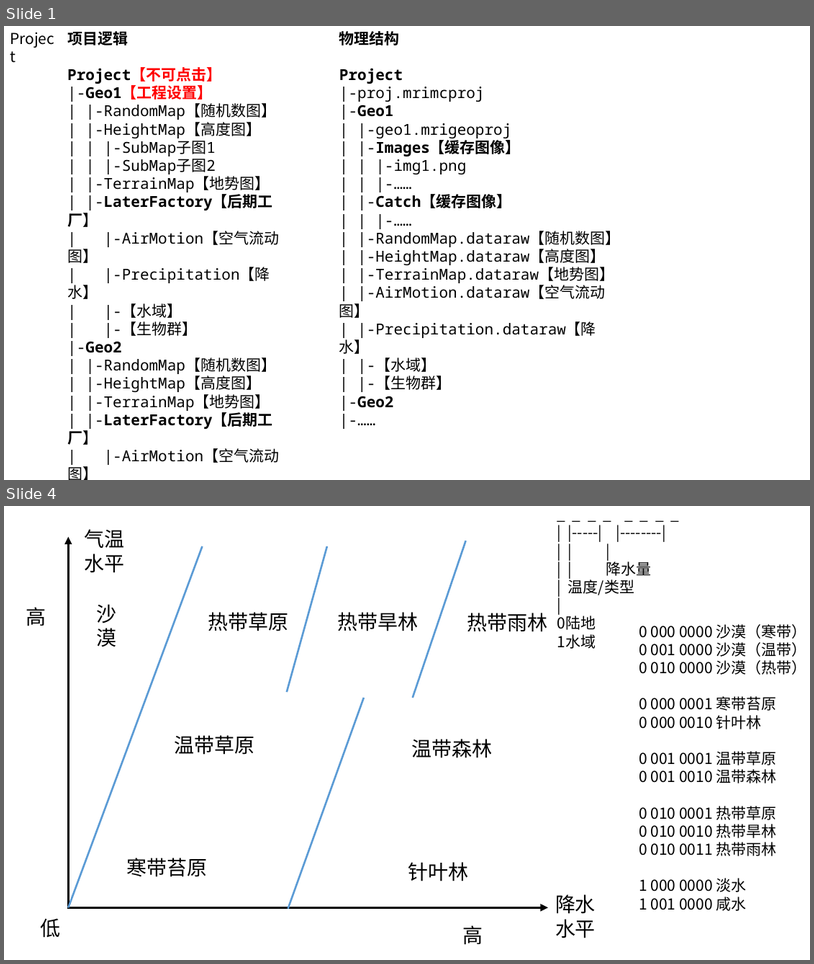
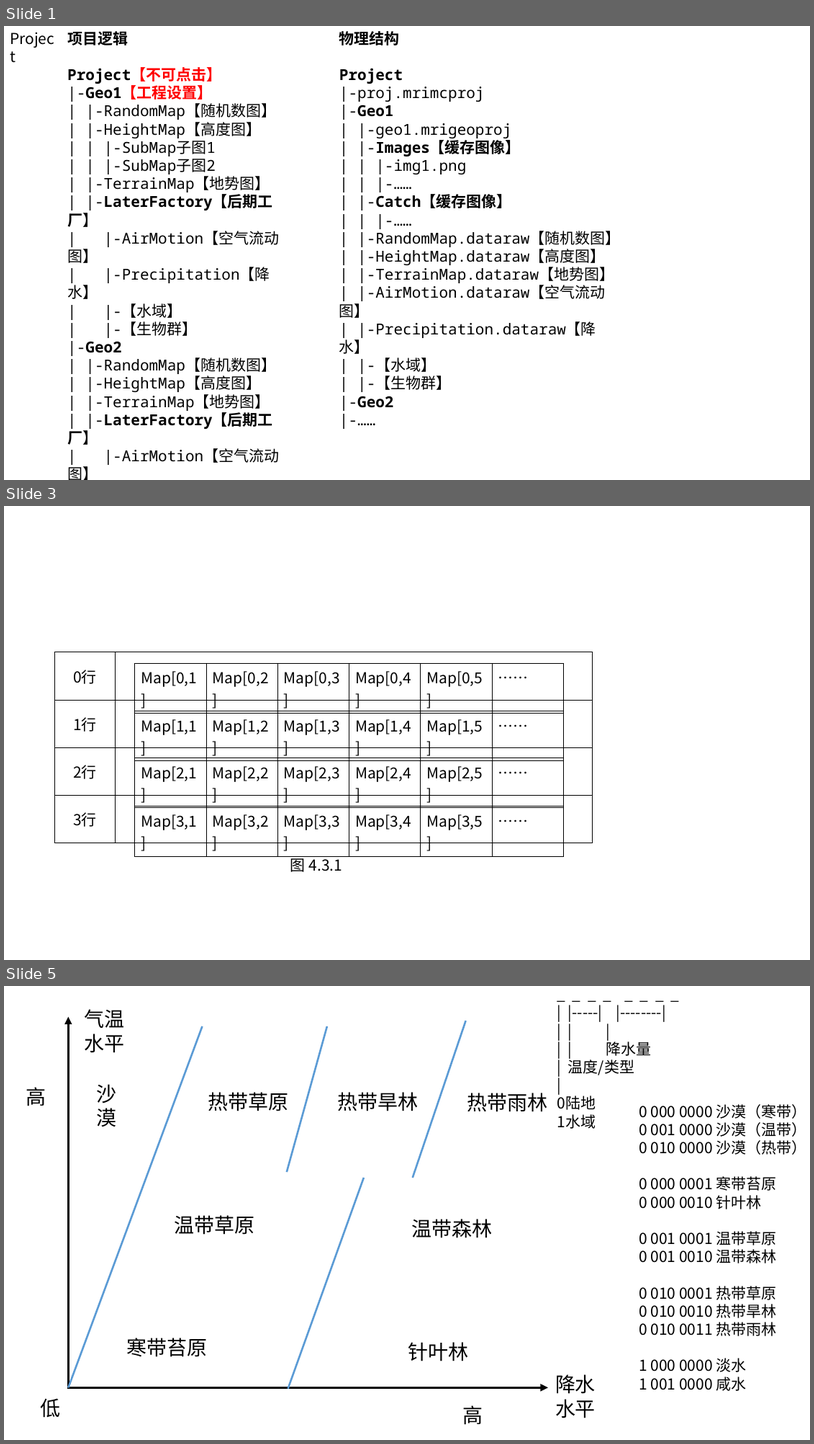
Before and after one commit to ijrys/WorldCreater, a slide deck: Docs/Technology.pptx. Shown one above the other, each under a label of ours: slides 1 and 4 before the commit, slides 1, 3 and 5 after it; the slides between them are not shown. The pictures are 814x964 and 814x1444 pixels, drawn with LibreOffice and Linux fonts; fonts in the diff are those of the drawing. Boxes give left, top, right and bottom in pixels: in the first picture for what was removed or moved away, otherwise in the second. Text is boxed around its words. In the diff, an @@ line names an element or a change of style, - is before the commit and + after.

```diff
--- a/Docs/Technology.pptx
+++ b/Docs/Technology.pptx
@@ slide 3 added at (4,506,810,960), background #FFFFFF @@
@@ table added at (55,652,593,843), 4 rows, 2 columns @@
+0行 | 
+1行 | 
+2行 | 
+3行 | 
@@ table added at (135,663,563,690), 1 rows, 6 columns @@
+Map[0,1] | Map[0,2] | Map[0,3] | Map[0,4] | Map[0,5] | ……
@@ table added at (135,711,563,738), 1 rows, 6 columns @@
+Map[1,1] | Map[1,2] | Map[1,3] | Map[1,4] | Map[1,5] | ……
@@ table added at (135,758,563,785), 1 rows, 6 columns @@
+Map[2,1] | Map[2,2] | Map[2,3] | Map[2,4] | Map[2,5] | ……
@@ table added at (135,806,563,833), 1 rows, 6 columns @@
+Map[3,1] | Map[3,2] | Map[3,3] | Map[3,4] | Map[3,5] | ……
@@ text added at (291,855,343,874), 18 pt, text #000000 @@
+图 4.3.1
@@ what was slide 4 is now slide 5 @@
```
Also in this commit, not shown: 2 slides changed, 2 other slides added, 27 other files.
